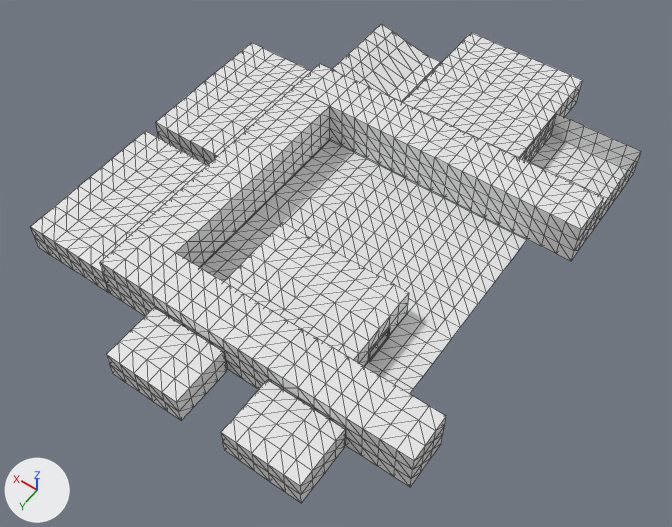
The glTF model testing/school.glb: old version first, new version second.
Before and after are seen from a camera (50 mm lens) standing at (-19.2, 49.7, 44.4) and looking at (1.4, 20.8, -0.9). Every picture has the same lights, and +X, +Y and +Z are marked at lower left. Mesh edges are drawn as thin lines. Where no turn or scale is listed for an object, it has been applied to the vertices. Vertices at the same position are counted once.

In view in the first picture: 'Boys Bathroom', 'Class_A1', 'Class_B1', 'Courtyard', 'Girls Bathroom', 'Hall', 'Lobby', 'Plane', 'Plane.003', 'Plane.005', 'Plane.006', 'Reception'.
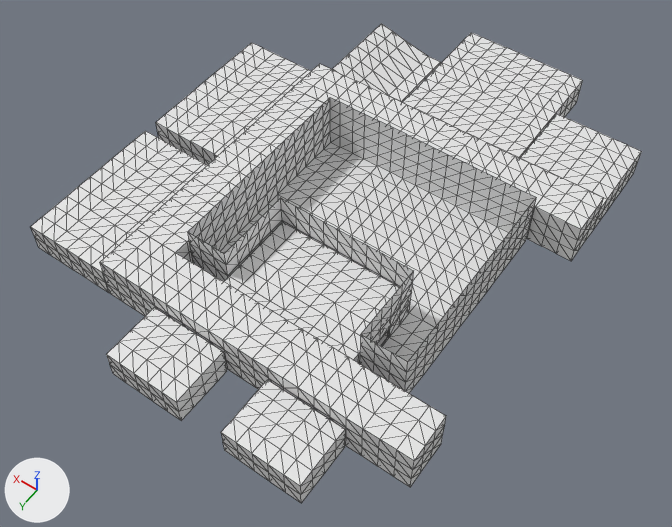
Diff of the bpy script that builds the scene:
```diff
--- a/testing/school.glb.py
+++ b/testing/school.glb.py
@@ me_plane_015 @@
 # used by ob_reception; location = (-5.0, 0.0, 0.0)
-me_plane_015.from_pydata(...)  # 97 vertices, 164 faces; spans x -5.5..0.5, y 4.0..9.9, z 0.0..2.0
+me_plane_015.from_pydata(...)  # 122 vertices, 236 faces; spans x -5.5..0.5, y 4.0..9.9, z 0.0..2.0
+# me_plane_015 part 1
+# 5 new vertices lie (0.0, 1.0, 0.0) away from vertices in x -4.5..-0.5, y 4.0, z 2.0
+# 5 new vertices lie (0.0, 1.0, 0.0) away from vertices in x -4.5..-0.5, y 5.0, z 2.0
+# 5 new vertices lie (0.0, 1.0, 0.0) away from vertices in x -4.5..-0.5, y 6.0, z 2.0
+# 5 new vertices lie (0.0, 1.0, 0.0) away from vertices in x -4.5..-0.5, y 7.0, z 2.0
+# 5 new vertices lie (-1.0, -0.9, 0.0) away from vertices in x -3.5..0.5, y 9.9, z 2.0
+# 72 new faces join them
@@ me_plane_013_1 @@
+me_plane_013_1.from_pydata(...)  # 472 vertices, 866 faces; spans x -14.0..0.8, y -7.3..6.5, z 0.1..4.1
@@ ob_courtyard @@
-ob_courtyard = bpy.data.objects.new('Courtyard', me_plane_013)
-ob_courtyard.location = (6.5, 20.5, -0.1)
@@ ob_courtyard_col @@
+ob_courtyard_col = bpy.data.objects.new('Courtyard-col', me_plane_013_1)
+ob_courtyard_col.location = (6.5, 20.5, -0.1)
```

Boxes [x1, y1, x2, y2] around the edits, measured in the pictures (672 x 527 px):
'Courtyard-col', added
    after: [188, 97, 537, 393]
'Courtyard', deleted
    before: [201, 141, 526, 394]
part 1 of me_plane_015, added
    after: [520, 114, 641, 207]
